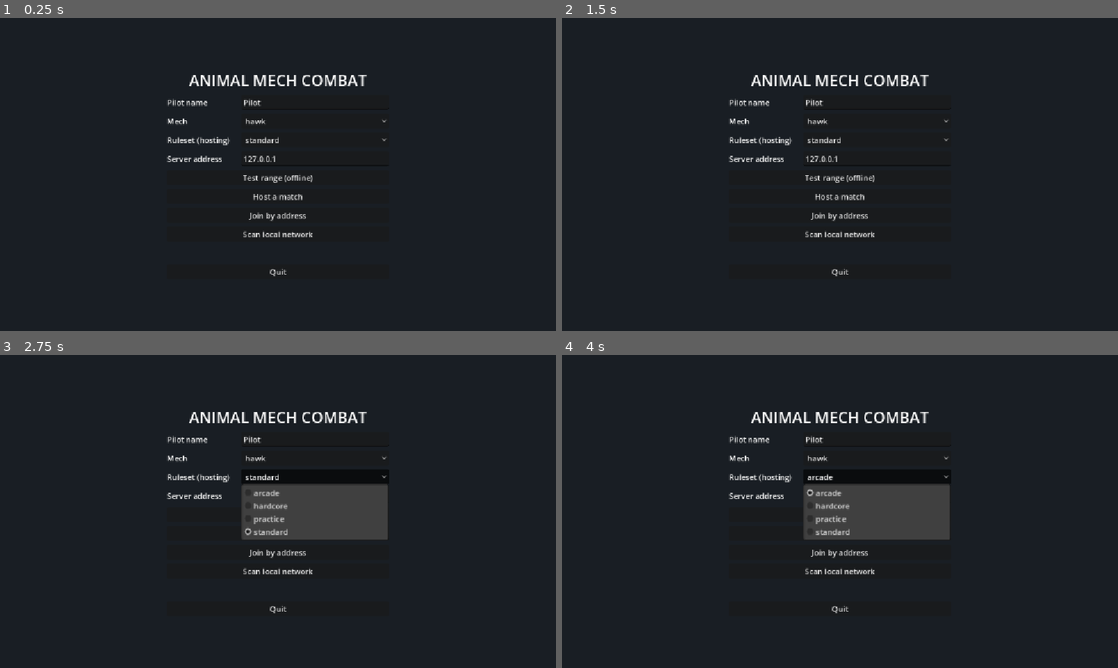
Above: before the commit, frames 1-4 (two rows, left to right).
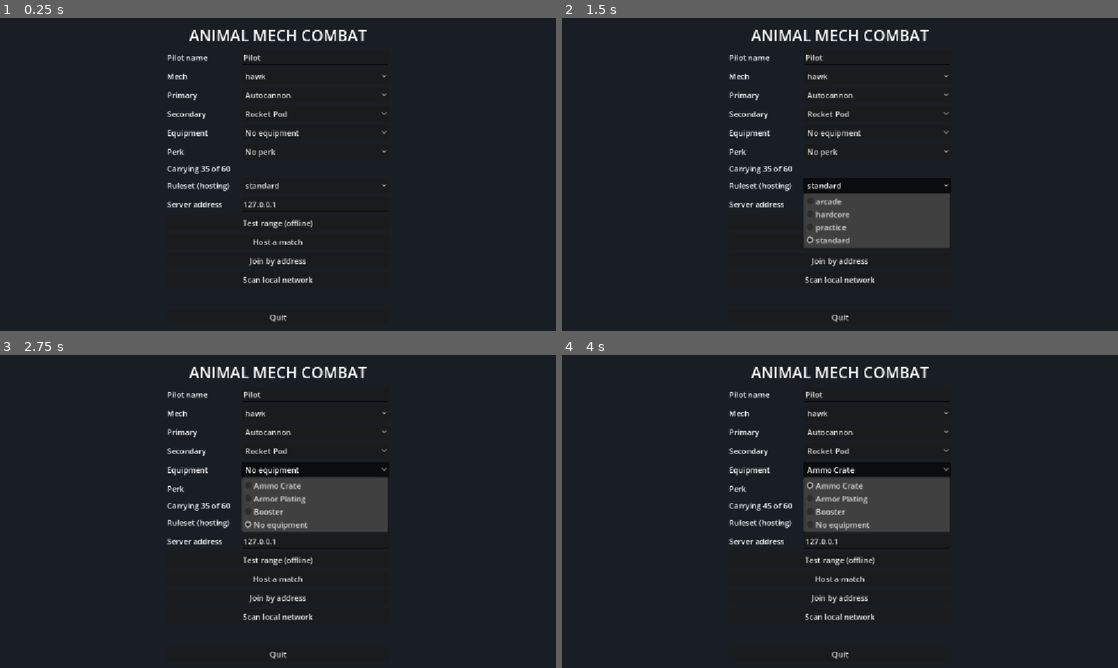
Above: after the commit, the same moments.

Repository: jacksonhcnz/animalmechcombatgame
Game: Godot game, scene res://scenes/main_menu.tscn
The game is run twice, just before and just after one commit, with the same random seed, the same clock (stepped at 60 frames per second) and the same inputs.
Inputs (mouse positions are in pixels of both pictures, inside the frame that each line leads up to):
- Up to frame 1 (0.25 s): no input
- Up to frame 2 (1.5 s): click "hawk" at 0.5 s; click "standard" at 1.25 s
- Up to frame 3 (2.75 s): click (316, 470) at 2 s, where only the run after the commit has a clickable "No equipment"
- Up to frame 4 (4 s): click (878, 489) at 2.75 s, where only the run after the commit has a clickable "No perk"; click (878, 470) at 3.5 s, where only the run after the commit has a clickable "Ammo Crate"

The runs differ from the first frame. In frame 1, 4.4% of the frame differs, in the area x 30-70%, y 3-98%; in frame 2, 8.1%; in frame 3, 5.8%; in frame 4, 5.8%.

Commit message:
Four loadout slots: primary, secondary, equipment, perk, limited by carry weight
Co-Authored-By: Claude Sonnet 5.5 <noreply@anthropic.com>
Claude-Session: https://claude.ai/code/session_016ZAQzFNjMzKqDtLtG2bAjQ

Diff:
--- a/data/balance.json
+++ b/data/balance.json
@@ -1,4 +1,4 @@
 {
-	"version": 2,
+	"version": 3,
 	"notes": "Bump the version whenever any gameplay value in data/ changes."
 }
--- /dev/null
+++ b/data/equipment/ammo_crate.json
@@ -0,0 +1,8 @@
+{
+	"id": "ammo_crate",
+	"name": "Ammo Crate",
+	"weight": 10.0,
+	"mods": {
+		"ammo_mult": 1.5
+	}
+}
--- /dev/null
+++ b/data/equipment/armor_plating.json
@@ -0,0 +1,8 @@
+{
+	"id": "armor_plating",
+	"name": "Armor Plating",
+	"weight": 20.0,
+	"mods": {
+		"armor_mult": 1.25
+	}
+}
--- /dev/null
+++ b/data/equipment/booster.json
@@ -0,0 +1,8 @@
+{
+	"id": "booster",
+	"name": "Booster",
+	"weight": 12.0,
+	"mods": {
+		"speed_mult": 1.1
+	}
+}
--- /dev/null
+++ b/data/equipment/none.json
@@ -0,0 +1,5 @@
+{
+	"id": "none",
+	"name": "No equipment",
+	"weight": 0.0
+}
--- /dev/null
+++ b/data/perks/hardened.json
@@ -0,0 +1,9 @@
+{
+	"id": "hardened",
+	"name": "Hardened",
+	"weight": 0.0,
+	"mods": {
+		"armor_mult": 1.15,
+		"speed_mult": 0.95
+	}
+}
--- /dev/null
+++ b/data/perks/none.json
@@ -0,0 +1,5 @@
+{
+	"id": "none",
+	"name": "No perk",
+	"weight": 0.0
+}
--- /dev/null
+++ b/data/perks/sharpshooter.json
@@ -0,0 +1,9 @@
+{
+	"id": "sharpshooter",
+	"name": "Sharpshooter",
+	"weight": 0.0,
+	"mods": {
+		"damage_mult": 1.1,
+		"turn_mult": 0.9
+	}
+}
--- /dev/null
+++ b/data/perks/sprinter.json
@@ -0,0 +1,9 @@
+{
+	"id": "sprinter",
+	"name": "Sprinter",
+	"weight": 0.0,
+	"mods": {
+		"speed_mult": 1.1,
+		"armor_mult": 0.9
+	}
+}
--- /dev/null
+++ b/data/weapons/flak_burst.json
@@ -0,0 +1,14 @@
+{
+	"id": "flak_burst",
+	"name": "Flak Burst",
+	"kind": "ranged",
+	"slot": "secondary",
+	"damage": 14.0,
+	"range": 200.0,
+	"fire_interval": 0.35,
+	"ammo": 90,
+	"weight": 10.0,
+	"ammo_weight": 0.2,
+	"spread_deg": 3.0,
+	"tracer_color": "#ff6ad5"
+}
--- /dev/null
+++ b/data/weapons/grenade_launcher.json
@@ -0,0 +1,14 @@
+{
+	"id": "grenade_launcher",
+	"name": "Grenade Launcher",
+	"kind": "ranged",
+	"slot": "secondary",
+	"damage": 30.0,
+	"range": 300.0,
+	"fire_interval": 0.6,
+	"ammo": 40,
+	"weight": 14.0,
+	"ammo_weight": 0.5,
+	"spread_deg": 2.0,
+	"tracer_color": "#b6ff6a"
+}
--- /dev/null
+++ b/data/weapons/machine_gun.json
@@ -0,0 +1,14 @@
+{
+	"id": "machine_gun",
+	"name": "Machine Gun",
+	"kind": "ranged",
+	"slot": "primary",
+	"damage": 4.0,
+	"range": 250.0,
+	"fire_interval": 0.05,
+	"ammo": 900,
+	"weight": 12.0,
+	"ammo_weight": 0.03,
+	"spread_deg": 0.9,
+	"tracer_color": "#fff0a0"
+}
--- /dev/null
+++ b/data/weapons/sniper_cannon.json
@@ -0,0 +1,14 @@
+{
+	"id": "sniper_cannon",
+	"name": "Sniper Cannon",
+	"kind": "ranged",
+	"slot": "primary",
+	"damage": 38.0,
+	"range": 600.0,
+	"fire_interval": 1.4,
+	"ammo": 40,
+	"weight": 22.0,
+	"ammo_weight": 0.6,
+	"spread_deg": 0.05,
+	"tracer_color": "#9fe8ff"
+}
--- a/scripts/core/game_data.gd
+++ b/scripts/core/game_data.gd
@@ -59,6 +59,7 @@
 	if balance_version() <= 0:
 		problems.append("balance.json: version must be a positive integer")
 	problems.append_array(Points.validate())
+	problems.append_array(Loadout.validate())
 	for kind in ["mechs", "weapons", "rulesets"]:
 		if ids(kind).is_empty():
 			problems.append("%s: no data files found" % kind)
--- /dev/null
+++ b/scripts/core/loadout.gd
@@ -0,0 +1,142 @@
+class_name Loadout
+extends RefCounted
+## A pilot's four loadout slots: primary weapon, secondary weapon, equipment and perk.
+## The mech's hidden points decide how much it can carry; a loadout that is too heavy
+## is not accepted and the mech's default loadout is used instead.
+
+const SLOTS: Array[String] = ["primary", "secondary", "equipment", "perk"]
+const MOD_KEYS: Array[String] = ["armor_mult", "speed_mult", "turn_mult", "damage_mult", "ammo_mult"]
+const DEFAULT := {"primary": "autocannon", "secondary": "rocket_pod", "equipment": "none", "perk": "none"}
+
+
+static func default_loadout() -> Dictionary:
+	return DEFAULT.duplicate()
+
+
+## Ids that can go in a slot, sorted.
+static func options(slot: String) -> Array[String]:
+	var result: Array[String] = []
+	match slot:
+		"primary", "secondary":
+			for id in GameData.ids("weapons"):
+				if GameData.get_entry("weapons", id).get("slot", "") == slot:
+					result.append(id)
+		"equipment":
+			result.assign(GameData.ids("equipment"))
+		"perk":
+			result.assign(GameData.ids("perks"))
+	return result
+
+
+static func item(slot: String, id: String) -> Dictionary:
+	match slot:
+		"primary", "secondary":
+			return GameData.get_entry("weapons", id)
+		"equipment":
+			return GameData.get_entry("equipment", id)
+		"perk":
+			return GameData.get_entry("perks", id)
+	return {}
+
+
+## Fills missing slots with the defaults and drops anything unknown or in the wrong slot.
+static func complete(choice: Variant) -> Dictionary:
+	var result := default_loadout()
+	if choice is Dictionary:
+		for slot in SLOTS:
+			var id: Variant = choice.get(slot)
+			if id is String and options(slot).has(id):
+				result[slot] = id
+	return result
+
+
+## Weight of everything the loadout adds up to, ammo not counted.
+static func weight(mech_def: Dictionary, choice: Dictionary) -> float:
+	var sum := 0.0
+	for slot in SLOTS:
+		sum += float(item(slot, choice[slot]).get("weight", 0.0))
+	return sum
+
+
+static func ammo_mult(choice: Dictionary) -> float:
+	var m := 1.0
+	for slot in ["equipment", "perk"]:
+		m *= float(item(slot, choice[slot]).get("mods", {}).get("ammo_mult", 1.0))
+	return m
+
+
+## Whether the weapons and gear fit within what the mech can carry.
+static func fits(mech_def: Dictionary, choice: Dictionary) -> bool:
+	return weight(mech_def, choice) <= Points.carry_capacity(mech_def)
+
+
+## A usable loadout for a mech: completed, and the default if too heavy.
+static func sanitize(mech_def: Dictionary, choice: Variant) -> Dictionary:
+	var result := complete(choice)
+	if not fits(mech_def, result):
+		return default_loadout()
+	return result
+
+
+## The mech definition with the loadout applied: weapons swapped in by slot, gear weight
+## and ammo scaling recorded for the carry rules, perk and equipment mods applied to stats.
+static func apply(mech_def: Dictionary, choice: Variant) -> Dictionary:
+	var load := sanitize(mech_def, choice)
+	var result := mech_def.duplicate(true)
+	var mounts: Array = result.get("mounts", [])
+	for mount in mounts:
+		var slot: String = GameData.get_entry("weapons", mount["weapon"]).get("slot", "")
+		if slot == "primary" or slot == "secondary":
+			mount["weapon"] = load[slot]
+	var gear := 0.0
+	for slot in ["equipment", "perk"]:
+		gear += float(item(slot, load[slot]).get("weight", 0.0))
+	result["gear_weight"] = gear
+	result["ammo_mult"] = ammo_mult(load)
+	var base: Dictionary = result["base"]
+	var mods := {}
+	for key in MOD_KEYS:
+		mods[key] = 1.0
+		for slot in ["equipment", "perk"]:
+			mods[key] *= float(item(slot, load[slot]).get("mods", {}).get(key, 1.0))
+	base["armor"] = float(base["armor"]) * mods["armor_mult"]
+	base["turn_rate"] = float(base["turn_rate"]) * mods["turn_mult"]
+	for key in ["speed", "jump_speed", "climb_speed"]:
+		if base.has(key):
+			base[key] = float(base[key]) * mods["speed_mult"]
+	result["damage_mult"] = mods["damage_mult"]
+	result["loadout"] = load
+	return result
+
+
+static func validate() -> Array[String]:
+	var p: Array[String] = []
+	for kind in ["equipment", "perks"]:
+		var ids := GameData.ids(kind)
+		if not ids.has("none"):
+			p.append("%s: a 'none' entry is required" % kind)
+		for id in ids:
+			var e := GameData.get_entry(kind, id)
+			var tag := "%s/%s" % [kind, id]
+			if e.get("id", "") != id:
+				p.append("%s: id must equal the file name" % tag)
+			if str(e.get("name", "")) == "":
+				p.append("%s: name is required" % tag)
+			if float(e.get("weight", -1.0)) < 0.0:
+				p.append("%s: weight must be 0 or more" % tag)
+			for key in e.get("mods", {}):
+				if not MOD_KEYS.has(key) or float(e["mods"][key]) <= 0.0:
+					p.append("%s: mods.%s is not a known modifier above 0" % [tag, key])
+	for slot in ["primary", "secondary"]:
+		for id in options(slot):
+			var w := GameData.get_entry("weapons", id)
+			if float(w.get("weight", -1.0)) < 0.0 or float(w.get("ammo_weight", -1.0)) < 0.0:
+				p.append("weapons/%s: loadout weapons need weight and ammo_weight of 0 or more" % id)
+	for slot in SLOTS:
+		if not options(slot).has(DEFAULT[slot]):
+			p.append("loadout default %s '%s' does not exist" % [slot, DEFAULT[slot]])
+	for id in GameData.ids("mechs"):
+		var d := GameData.get_entry("mechs", id)
+		if not fits(d, default_loadout()):
+			p.append("mechs/%s: cannot carry the default loadout" % id)
+	return p
--- a/scripts/core/points.gd
+++ b/scripts/core/points.gd
@@ -56,7 +56,7 @@
 	var sum := 0.0
 	for mount in mech_def.get("mounts", []):
 		sum += float(_weapon(mount).get("weight", 0.0))
-	return sum
+	return sum + float(mech_def.get("gear_weight", 0.0))
 
 
 ## Ammo each mount can carry: its full load, cut back evenly when the mech's carry
@@ -65,13 +65,17 @@
 	var full_weight := 0.0
 	for mount in mech_def.get("mounts", []):
 		var w := _weapon(mount)
-		full_weight += float(w.get("ammo", 0)) * float(w.get("ammo_weight", 0.0))
+		full_weight += _full_ammo(mech_def, w) * float(w.get("ammo_weight", 0.0))
 	var room := maxf(0.0, carry_capacity(mech_def) - weapons_weight(mech_def))
 	var share := 1.0 if full_weight <= 0.0 else minf(1.0, room / full_weight)
 	var result := {}
 	for mount in mech_def.get("mounts", []):
-		result[mount["id"]] = int(floor(float(_weapon(mount).get("ammo", 0)) * share))
+		result[mount["id"]] = int(floor(_full_ammo(mech_def, _weapon(mount)) * share))
 	return result
+
+
+static func _full_ammo(mech_def: Dictionary, weapon: Dictionary) -> float:
+	return float(weapon.get("ammo", 0)) * float(mech_def.get("ammo_mult", 1.0))
 
 
 static func validate() -> Array[String]:
--- a/scripts/mech/mech.gd
+++ b/scripts/mech/mech.gd
@@ -67,9 +67,9 @@
 var _rng := RandomNumberGenerator.new()
 
 
-static func create(mech_id: String, ruleset: Ruleset) -> Mech:
+static func create(mech_id: String, ruleset: Ruleset, loadout: Dictionary = {}) -> Mech:
 	var mech := Mech.new()
-	mech.setup(mech_id, ruleset)
+	mech.setup(mech_id, ruleset, loadout)
 	return mech
 
 
@@ -81,8 +81,8 @@
 	return mech
 
 
-func setup(mech_id: String, ruleset: Ruleset) -> void:
-	def = GameData.get_entry("mechs", mech_id)
+func setup(mech_id: String, ruleset: Ruleset, loadout: Dictionary = {}) -> void:
+	def = Loadout.apply(GameData.get_entry("mechs", mech_id), loadout)
 	rules = ruleset
 	name = def.get("name", mech_id)
 	damage = DamageModel.new(def, ruleset)
@@ -342,7 +342,7 @@
 		if collider is Node and collider.has_meta("part_id"):
 			var target: Mech = collider.get_meta("mech")
 			if is_instance_valid(target):
-				target.take_hit(collider.get_meta("part_id"), float(weapon.def["damage"]), self)
+				target.take_hit(collider.get_meta("part_id"), float(weapon.def["damage"]) * float(def.get("damage_mult", 1.0)), self)
 
 	if not weapon.is_melee():
 		var tracer_color := Color.html(weapon.def.get("tracer_color", "#ffffff"))
--- a/scripts/net/launch_config.gd
+++ b/scripts/net/launch_config.gd
@@ -8,7 +8,7 @@
 ##
 ## Options: --server (dedicated, no player), --host (listen server, you play too),
 ## --join=ADDRESS[:PORT], --port=N, --ruleset=ID, --name=PILOT, --mech=ID,
-## --max-players=N, --server-name=TEXT.
+## --max-players=N, --server-name=TEXT, and --primary=ID --secondary=ID --equipment=ID --perk=ID.
 
 const SERVER := "server"
 const HOST := "host"
@@ -21,6 +21,8 @@
 static var server_name: String = "Animal Mech Combat server"
 static var player_name: String = "Pilot"
 static var mech_id: String = "lion"
+## The four loadout slots (primary, secondary, equipment, perk) as item ids.
+static var loadout: Dictionary = {}
 static var max_players: int = 2
 
 
@@ -48,6 +50,14 @@
 			player_name = arg.trim_prefix("--name=")
 		elif arg.begins_with("--mech="):
 			mech_id = arg.trim_prefix("--mech=")
+		elif arg.begins_with("--primary="):
+			loadout["primary"] = arg.trim_prefix("--primary=")
+		elif arg.begins_with("--secondary="):
+			loadout["secondary"] = arg.trim_prefix("--secondary=")
+		elif arg.begins_with("--equipment="):
+			loadout["equipment"] = arg.trim_prefix("--equipment=")
+		elif arg.begins_with("--perk="):
+			loadout["perk"] = arg.trim_prefix("--perk=")
 		elif arg.begins_with("--max-players="):
 			max_players = clampi(int(arg.trim_prefix("--max-players=")), 2, NetProtocol.MAX_PLAYERS)
 		elif arg.begins_with("--server-name="):
--- a/scripts/net/net_session.gd
+++ b/scripts/net/net_session.gd
@@ -27,6 +27,7 @@
 	var peer: int = 0
 	var pilot_name: String = ""
 	var mech_id: String = ""
+	var loadout: Dictionary = {}
 	var team: int = 1
 	var spawn_index: int = 0
 	var mech: Mech
@@ -65,13 +66,14 @@
 var _buffers: Dictionary = {}
 var _pilot_name: String = ""
 var _mech_choice: String = ""
+var _loadout_choice: Dictionary = {}
 ## Tests only: pretend to have a different balance version.
 var test_balance: int = -1
 
 
 # ---------------------------------------------------------------- starting
 
-## Starts a server. With `local_player` (a dictionary with "name" and "mech") the machine
+## Starts a server. With `local_player` (a dictionary with "name", "mech" and optionally "loadout") the machine
 ## also plays, as a listen server; without it the server is dedicated.
 ## Returns an Error code.
 func start_server(port: int, ruleset_id: String, name_text: String, players: int, local_player: Dictionary = {}) -> int:
@@ -100,6 +102,7 @@
 	if not local_player.is_empty():
 		my_id = 1
 		var slot := _add_slot(1, str(local_player["name"]), str(local_player["mech"]))
+		slot.loadout = Loadout.sanitize(GameData.get_entry("mechs", slot.mech_id), local_player.get("loadout", {}))
 		slot.is_local = true
 		_spawn_mech(slot, slot.spawn_index)
 	connected = true
@@ -109,10 +112,11 @@
 
 ## Starts a client and connects. The result arrives as the `joined`, `rejected` or
 ## `disconnected` signal. Returns an Error code for an immediate failure.
-func start_client(address: String, port: int, pilot_name: String, mech_id: String) -> int:
+func start_client(address: String, port: int, pilot_name: String, mech_id: String, loadout: Dictionary = {}) -> int:
 	is_server = false
 	_pilot_name = pilot_name
 	_mech_choice = mech_id
+	_loadout_choice = loadout
 	var peer := ENetMultiplayerPeer.new()
 	var error := peer.create_client(address, port)
 	if error != OK:
@@ -280,7 +284,7 @@
 ## Creates (or re-creates) the real mech for a pilot at a spawn point.
 func _spawn_mech(slot: Slot, spawn_index: int) -> void:
 	_remove_mech(slot)
-	var mech := Mech.create(slot.mech_id, rules)
+	var mech := Mech.create(slot.mech_id, rules, slot.loadout)
 	mech.team = slot.team
 	mech.altitude_limit = Arena.MATCH_ALTITUDE_LIMIT
 	mechs_root.add_child(mech)
@@ -420,6 +424,7 @@
 		"match": _match_state(),
 	})
 	var slot := _add_slot(peer, _clean_name(str(info["name"])), str(info["mech"]))
+	slot.loadout = Loadout.sanitize(GameData.get_entry("mechs", slot.mech_id), info.get("loadout", {}))
 	_spawn_mech(slot, slot.spawn_index)
 	_broadcast_match()
 
@@ -464,6 +469,7 @@
 		"balance": test_balance if test_balance >= 0 else GameData.balance_version(),
 		"name": _pilot_name,
 		"mech": _mech_choice,
+		"loadout": _loadout_choice,
 	})
 
 
--- a/scripts/ui/main_menu.gd
+++ b/scripts/ui/main_menu.gd
@@ -10,6 +10,8 @@
 var _name_edit: LineEdit
 var _address_edit: LineEdit
 var _mech_pick: OptionButton
+var _slot_picks: Dictionary = {}
+var _load_label: Label
 var _ruleset_pick: OptionButton
 var _status: Label
 var _list: VBoxContainer
@@ -51,6 +53,18 @@
 	_mech_pick = _row(box, "Mech", OptionButton.new()) as OptionButton
 	for id in GameData.ids("mechs"):
 		_mech_pick.add_item(id)
+	_mech_pick.item_selected.connect(func(_i: int) -> void: _update_load())
+	for slot in Loadout.SLOTS:
+		var pick := _row(box, slot.capitalize(), OptionButton.new()) as OptionButton
+		for id in Loadout.options(slot):
+			pick.add_item(str(Loadout.item(slot, id).get("name", id)))
+			pick.set_item_metadata(pick.item_count - 1, id)
+		pick.select(Loadout.options(slot).find(Loadout.DEFAULT[slot]))
+		pick.item_selected.connect(func(_i: int) -> void: _update_load())
+		_slot_picks[slot] = pick
+	_load_label = Label.new()
+	box.add_child(_load_label)
+	_update_load()
 	_ruleset_pick = _row(box, "Ruleset (hosting)", OptionButton.new()) as OptionButton
 	for id in GameData.ids("rulesets"):
 		_ruleset_pick.add_item(id)
@@ -69,6 +83,25 @@
 	_status.autowrap_mode = TextServer.AUTOWRAP_WORD_SMART
 	box.add_child(_status)
 	_button(box, "Quit", func() -> void: get_tree().quit())
+
+
+func _chosen_loadout() -> Dictionary:
+	var choice := {}
+	for slot in Loadout.SLOTS:
+		var pick: OptionButton = _slot_picks[slot]
+		choice[slot] = pick.get_item_metadata(pick.selected)
+	return choice
+
+
+## Shows how heavy the chosen loadout is against what the mech can carry.
+func _update_load() -> void:
+	var mech_def := GameData.get_entry("mechs", _mech_pick.get_item_text(_mech_pick.selected))
+	var choice := _chosen_loadout()
+	var used := Loadout.weight(mech_def, choice)
+	var capacity := Points.carry_capacity(mech_def)
+	var ok := used <= capacity
+	_load_label.text = "Carrying %.0f of %.0f%s" % [used, capacity, "" if ok else "  - too heavy, the default loadout will be used"]
+	_load_label.modulate = Color.WHITE if ok else Color(1.0, 0.5, 0.4)
 
 
 func _row(parent: Control, label_text: String, control: Control) -> Control:
@@ -95,6 +128,7 @@
 	var cleaned := _name_edit.text.strip_edges()
 	LaunchConfig.player_name = cleaned if cleaned != "" else "Pilot"
 	LaunchConfig.mech_id = _mech_pick.get_item_text(_mech_pick.selected)
+	LaunchConfig.loadout = _chosen_loadout()
 	LaunchConfig.ruleset_id = _ruleset_pick.get_item_text(_ruleset_pick.selected)
 	LaunchConfig.server_name = "%s's match" % LaunchConfig.player_name
 
--- a/scripts/world/match_scene.gd
+++ b/scripts/world/match_scene.gd
@@ -39,14 +39,14 @@
 		LaunchConfig.SERVER, LaunchConfig.HOST:
 			var local := {}
 			if LaunchConfig.mode == LaunchConfig.HOST:
-				local = {"name": LaunchConfig.player_name, "mech": LaunchConfig.mech_id}
+				local = {"name": LaunchConfig.player_name, "mech": LaunchConfig.mech_id, "loadout": LaunchConfig.loadout}
 			var error := session.start_server(LaunchConfig.port, LaunchConfig.ruleset_id, LaunchConfig.server_name, LaunchConfig.max_players, local)
 			if error != OK:
 				_leave("Could not start the server (error %d). Is the port in use?" % error)
 			else:
 				print("Server '%s' running on port %d, ruleset %s" % [LaunchConfig.server_name, LaunchConfig.port, LaunchConfig.ruleset_id])
 		LaunchConfig.CLIENT:
-			var error := session.start_client(LaunchConfig.address, LaunchConfig.port, LaunchConfig.player_name, LaunchConfig.mech_id)
+			var error := session.start_client(LaunchConfig.address, LaunchConfig.port, LaunchConfig.player_name, LaunchConfig.mech_id, LaunchConfig.loadout)
 			if error != OK:
 				_leave("Could not connect (error %d)" % error)
 			else:
--- a/tests/points_test.gd
+++ b/tests/points_test.gd
@@ -32,6 +32,7 @@
 	m.setup("hawk", Ruleset.new())
 	check(m.weapons[0].ammo == int(hawk_ammo["gun_l"]), "mech spawns with the carried ammo")
 	m.free()
+	_loadouts(lion, hawk)
 	var problems := GameData.validate_all()
 	check(problems.is_empty(), "data validates: %s" % str(problems))
 	if failures > 0:
@@ -39,3 +40,25 @@
 	else:
 		print("points_test passed")
 		quit(0)
+
+
+func _loadouts(lion: Dictionary, hawk: Dictionary) -> void:
+	var heavy := {"primary": "sniper_cannon", "secondary": "rocket_pod", "equipment": "armor_plating", "perk": "none"}
+	check(Loadout.fits(lion, heavy), "lion carries the heavy loadout")
+	check(not Loadout.fits(hawk, heavy), "hawk is too weak to carry it")
+	check(Loadout.sanitize(hawk, heavy) == Loadout.default_loadout(), "a too heavy loadout falls back to the default")
+	check(Loadout.complete({"primary": "rocket_pod", "perk": "nonsense", "equipment": 5}) == Loadout.default_loadout(), "wrong-slot and unknown items are ignored")
+	var plated := Loadout.apply(lion, {"equipment": "armor_plating"})
+	check(float(plated["base"]["armor"]) > float(lion["base"]["armor"]), "armor plating raises armor")
+	check(is_equal_approx(float(lion["base"]["armor"]), 1.2), "applying a loadout leaves the shared data alone")
+	var sprint := Loadout.apply(lion, {"perk": "sprinter"})
+	check(float(sprint["base"]["speed"]) > float(lion["base"]["speed"]), "sprinter is faster")
+	var gun := Loadout.apply(lion, {"primary": "machine_gun"})
+	var mech := Mech.create("lion", Ruleset.new(), {"primary": "machine_gun", "perk": "sharpshooter"})
+	check(mech.weapons[0].def["id"] == "machine_gun", "chosen primary is mounted")
+	check(mech.weapons[1].def["id"] == "rocket_pod", "default secondary stays")
+	check(float(mech.def["damage_mult"]) > 1.0, "perk raises damage")
+	mech.free()
+	var crate := Points.ammo_for(Loadout.apply(lion, {"equipment": "ammo_crate"}))
+	check(int(crate["gun_l"]) > 400, "ammo crate carries more rounds when there is room")
+	check(gun["mounts"][0]["weapon"] == "machine_gun", "mount weapon swapped")
Not shown, added: scripts/core/loadout.gd.uid
